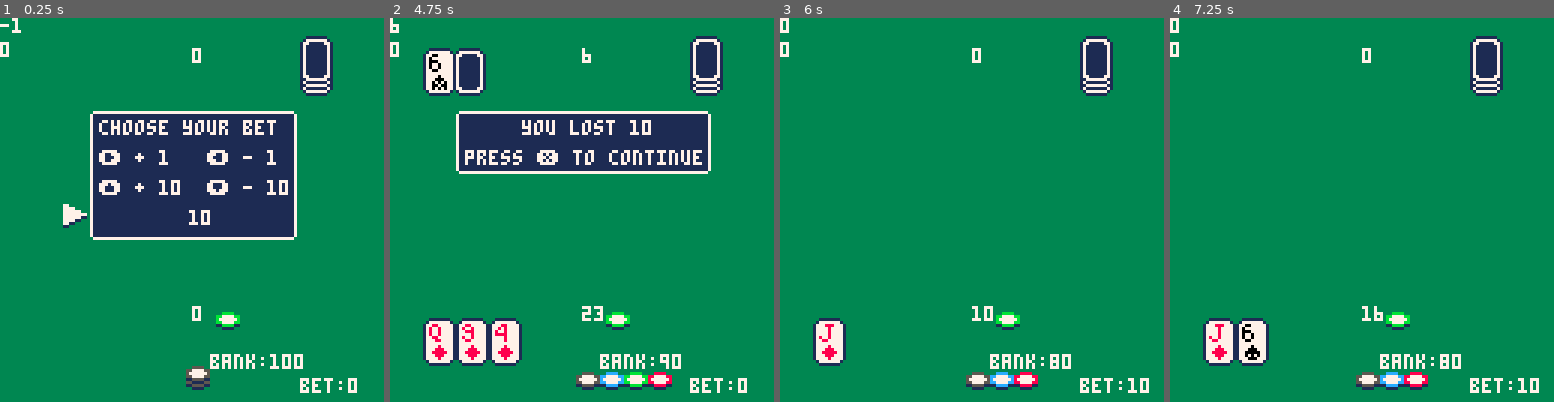
Above: before the commit, frames 1-4 (left to right).
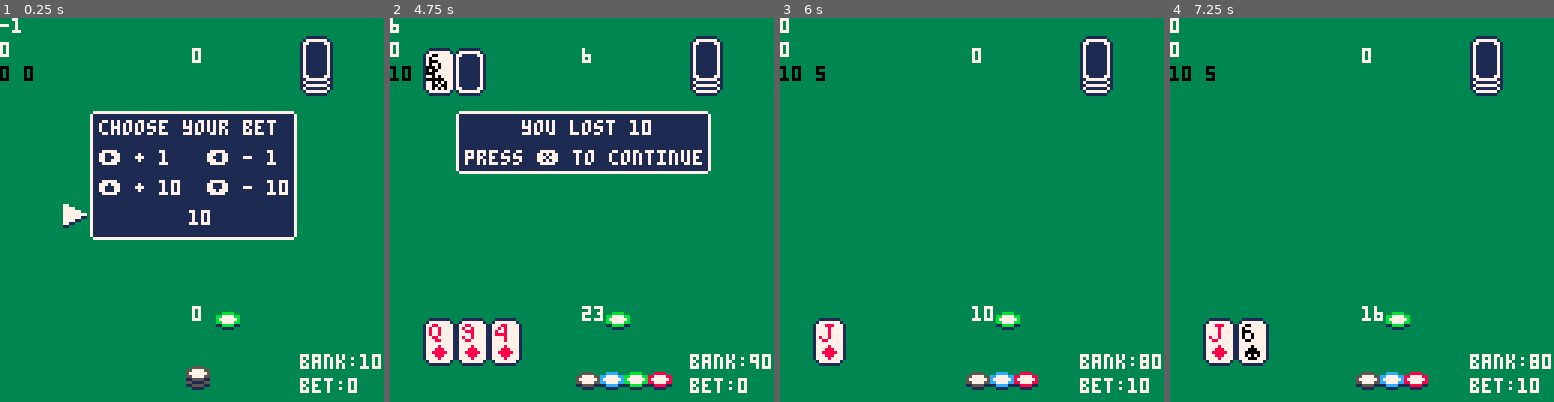
Above: after the commit, the same moments.

Repository: UA-koval/blackjack-pico-8
Game: PICO-8 cartridge blackjack.p8
Two runs of this game, one before a commit and one after it. Both use one fixed random seed, a clock stepped at 60 frames per second and the inputs below.
Inputs:
- Up to frame 1 (0.25 s): no input
- Up to frame 2 (4.75 s): tap O (Z key) at 0.33, 0.7, 1.43, 2.22, 3.1, 3.98 s; hold Left 1.97-2.37 s; hold Down 2.42-2.82 s; hold Right 2.87-3.53 s; hold Up 3.58-4.08 s; hold Right 4.13-4.53 s; hold Down from 4.58 s (still down)
- Up to frame 3 (6 s): tap O (Z key) at 4.87, 5.75 s; release Down at 5.08 s; hold Left 5.13-5.8 s; hold Up from 5.85 s (still down)
- Up to frame 4 (7.25 s): release Up at 6.18 s; hold Left 6.23-6.63 s; tap O (Z key) at 6.63 s; hold Down 6.68-7.08 s; hold Right from 7.13 s (still down)

The runs differ from the first frame. In frame 1, 1.0% of the frame differs, in the area x 0-100%, y 12-92%; in frame 2, 1.0%; in frame 3, 1.1%; in frame 4, 1.1%.

Commit message:
Implemented fold functionality.

Diff:
--- a/blackjack.p8
+++ b/blackjack.p8
@@ -7,15 +7,13 @@
 -- todo:
 -- - game "press start" ui
 -- - fix game logic bugs:
---  - double and fold
---    non-functioning
+--  - double and fold are
+--    still broken
 -- - implement split feature
 -- - graphical bug
 --  - dealers's 2nd card
 --    displays 1px to the right
 --    of card's back
---  - double and fold are swapped
--- - implement double protection
 -- - move stages to different tab
 --   and function
 
@@ -62,7 +60,7 @@
 hand = {}
 dealer = {}
 stage=-1
-blackjack=false
+blackjack=false fold=false
 hidden_card=false
 item=0 item_lim=3
 end
@@ -249,7 +247,9 @@
 	 if game_result==0 then
 		 print("you won "..flr(payout),endscreenx+21,endscreeny+2,7)
 	 elseif game_result==1 then
-	 	if bank>=10 then
+	  if fold then
+	  	print("you lost "..abs(ceil(payout/2)),endscreenx+21,endscreeny+2,7)
+	 	elseif bank>=10 then
 		  print("you lost "..abs(flr(payout)),endscreenx+21,endscreeny+2,7)
 	 	else
 	 	 print("you are broke!",endscreenx+16,endscreeny+2,7)
@@ -280,11 +280,12 @@
 	if (stage==2) draw_game_window()
  if (stage==-1) draw_bet_window()
  if (stage==6) draw_game_result_window()
- print("bank:"..bank,70,112)
+ print("bank:"..bank,100,112)
  print("bet:"..bet,100,120)
 -- debug prints
 print(stage,0,0,7)
 print(item,0,8,7)
+print(payout.." "..ceil(payout/2),0,16,0)
 
 end
 
@@ -340,7 +341,8 @@
 	  stage=5
 
 	 elseif item == 3 then -- double
-	  hit(hand) bet*=2 stage+=1
+	  hit(hand) bank-=bet
+	  bet*=2 stage+=1
 	 end
 
  end -- menu selector
@@ -416,11 +418,17 @@
 --  2 - draw
 elseif stage==5 then
 payout=bet
- if game_result==0 then
-  if blackjack then payout*=2.5
-  else payout*=2 end
-	 bank+=flr(payout)
-	end
+
+if fold then
+ game_result=1
+	bank+=flr(payout/2)
+end
+
+if game_result==0 then
+ if blackjack then payout*=2.5
+ else payout*=2 end
+ bank+=flr(payout)
+end
 bet=0
 stage+=1
 -- stage 6: game result screen
